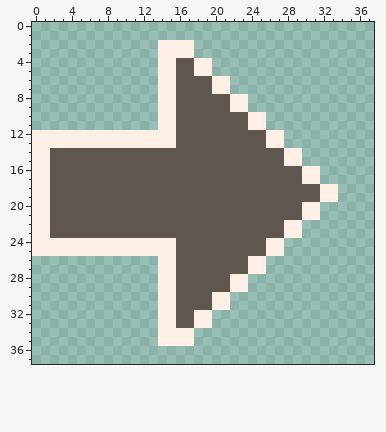
Edited in one commit: pixel-art sprite (jamAssets/cursors/right.png). Above: the version before the commit.
The file is 38x38 pixels.
New version:
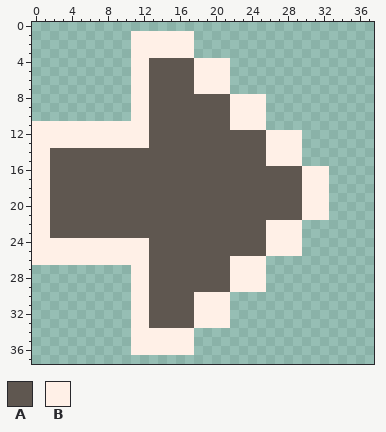
Palette (. is transparent): A #5f5750  B #fff0e7
Diff:
The author put colour A in rows 4 to 11 at x 13; in rows 26 to 33 at x 13.
Colour B becomes colour A in rows 4 to 11 at x 14 to 15; in rows 12 to 13 at x 13 to 15; in rows 24 to 25 at x 13 to 15; in rows 26 to 33 at x 14 to 15.
The author put colour B in row 1 at x 11 to 17; in rows 2 to 3 at x 11 to 13; in rows 4 to 5 at x 11 to 12 and 20 to 21; in rows 6 to 7 at x 11 to 12; in rows 8 to 9 at x 11 to 12 and 24 to 25; in row 10 at x 11 to 12.
The author put colour B in row 11 at x 0 to 12; in rows 12 to 13 at x 28 to 29; in rows 16 to 17 at x 32; in rows 20 to 21 at x 32; in rows 24 to 25 at x 28 to 29; in row 26 at x 0 to 12.
The author put colour B in row 27 at x 11 to 12; in rows 28 to 29 at x 11 to 12 and 24 to 25; in rows 30 to 31 at x 11 to 12; in rows 32 to 33 at x 11 to 12 and 20 to 21; in rows 34 to 35 at x 11 to 13; in row 36 at x 11 to 17.
Colour A becomes colour B in rows 6 to 7 at x 18 to 19; in rows 10 to 11 at x 22 to 23; in rows 14 to 15 at x 26 to 27; in rows 18 to 19 at x 30 to 31; in rows 22 to 23 at x 26 to 27; in rows 26 to 27 at x 22 to 23.
Colour A becomes colour B in rows 30 to 31 at x 18 to 19.
The edit erases colour B in rows 18 to 19 at x 33.
Boxes around the changes in both pictures, in picture pixels (x1, y1, x2, y2):
changed: (32, 31, 338, 355)
